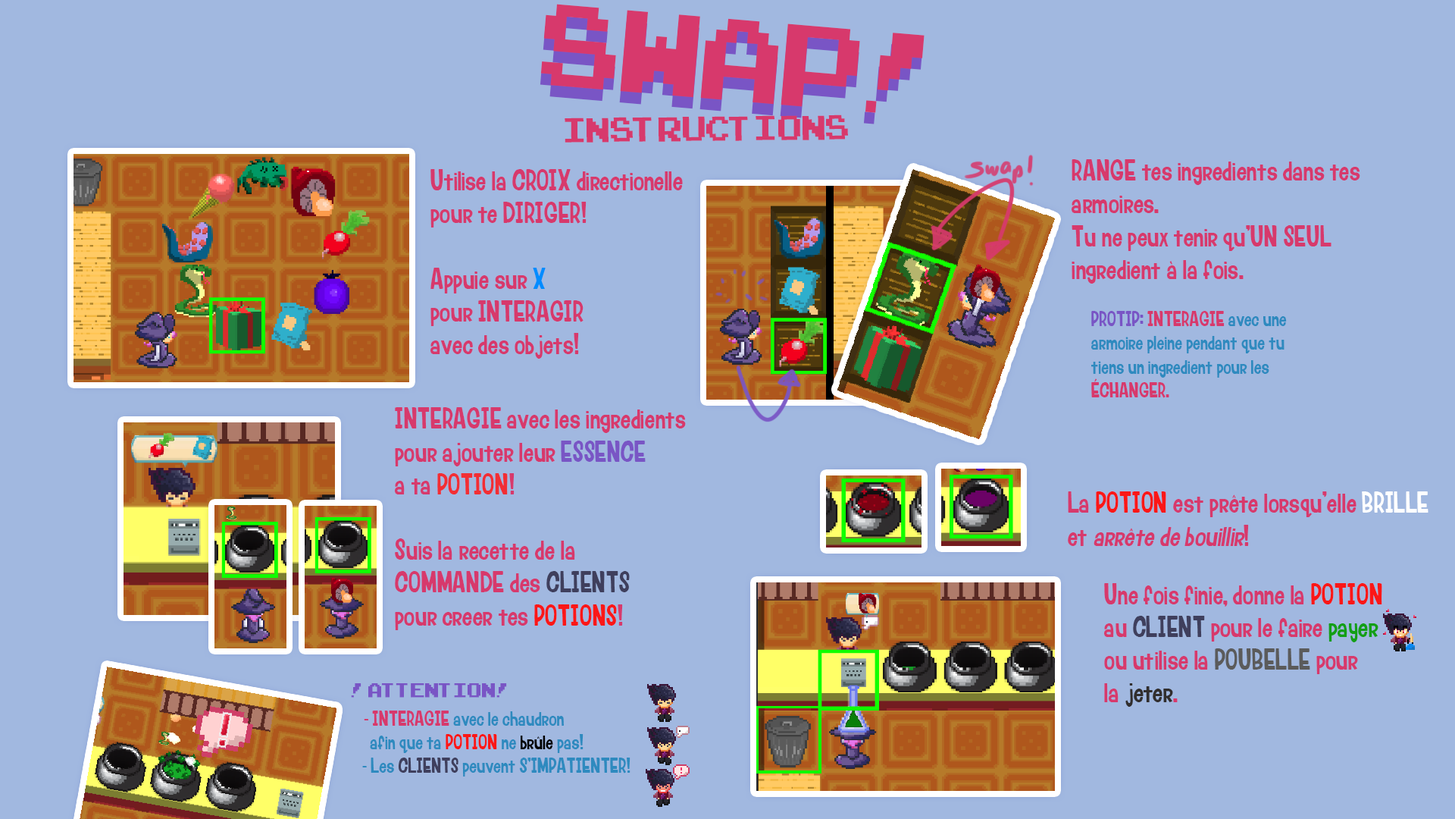
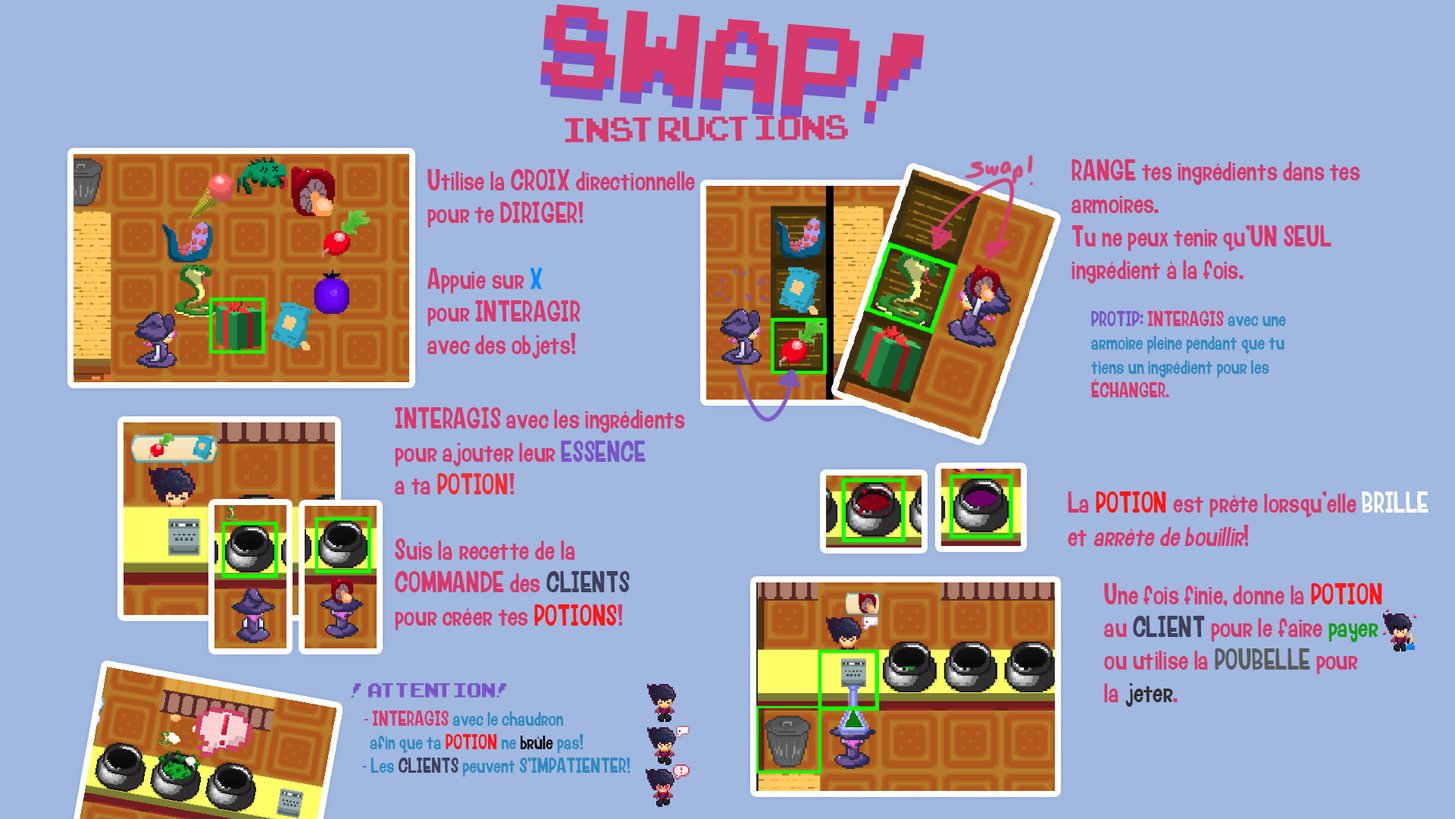
Before/after of a w=1455, h=819 layered artwork. What changed in the layer stack:
renamed "!ATTENTION! - INTERAGIE avec le chaudron afin que ta PO" to "!ATTENTION! - INTERAGIS avec le chaudron afin que ta PO", painted on it over box(441, 710, 564, 726)
renamed "RANGE tes ingredients dans tes armoires. Tu ne peux tenir qu’UN" to "RANGE tes ingrédients dans tes armoires. Tu ne peux tenir qu’UN", painted on it over box(1110, 162, 1288, 364)
renamed "INTERAGIE avec les ingredients pour ajouter leur ESSENCE a ta P" to "INTERAGIS avec les ingrédients pour ajouter leur ESSENCE a ta P", painted on it over box(466, 407, 686, 612)
renamed "Utilise la CROIX directionelle pour te DIRIGER! Appuie sur X" to "Utilise la CROIX directionnelle pour te DIRIGER! Appuie sur X", painted on it over box(427, 169, 696, 359)
